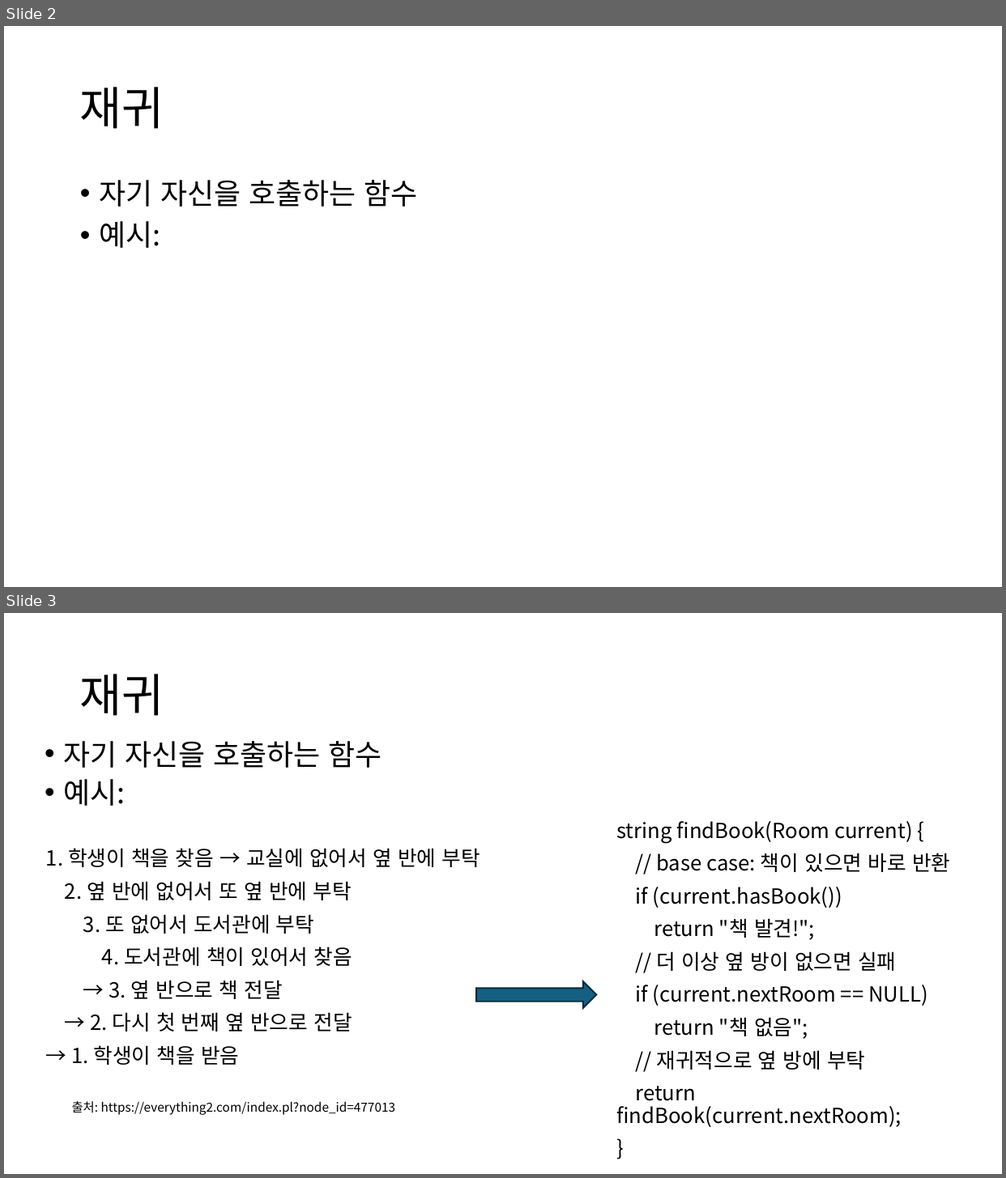
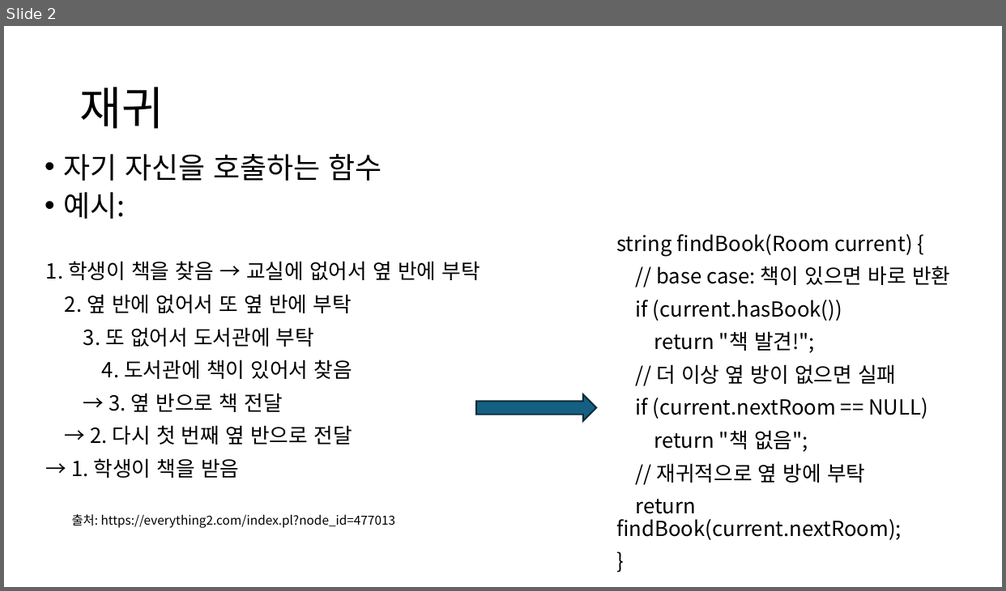
Before and after one commit to Cappucciyes/ICTS-Study-2025-02, a slide deck: 자구&알고 스터디 2주차.pptx. Shown one above the other, each under a label of ours: slides 2 and 3 before the commit, slide 2 after it. The pictures are 1006x1178 and 1006x591 pixels, drawn with LibreOffice and Linux fonts; fonts in the diff are those of the drawing. Boxes give left, top, right and bottom in pixels: in the first picture for what was removed or moved away, otherwise in the second. Text is boxed around its words. In the diff, an @@ line names an element or a change of style, - is before the commit and + after.

```diff
--- a/자구&알고 스터디 2주차.pptx
+++ b/자구&알고 스터디 2주차.pptx
@@ slide 2 removed at bbox=[4, 26, 1002, 587], background #FFFFFF @@
@@ title removed at bbox=[80, 87, 164, 129] @@
-재귀
@@ text removed at bbox=[99, 180, 417, 248] @@
-• 자기 자신을 호출하는 함수
-• 예시:
@@ what was slide 3 is now slide 2 @@
```
Also in this commit, not shown: 5 slides changed, 6 slides added, 4 other files.
